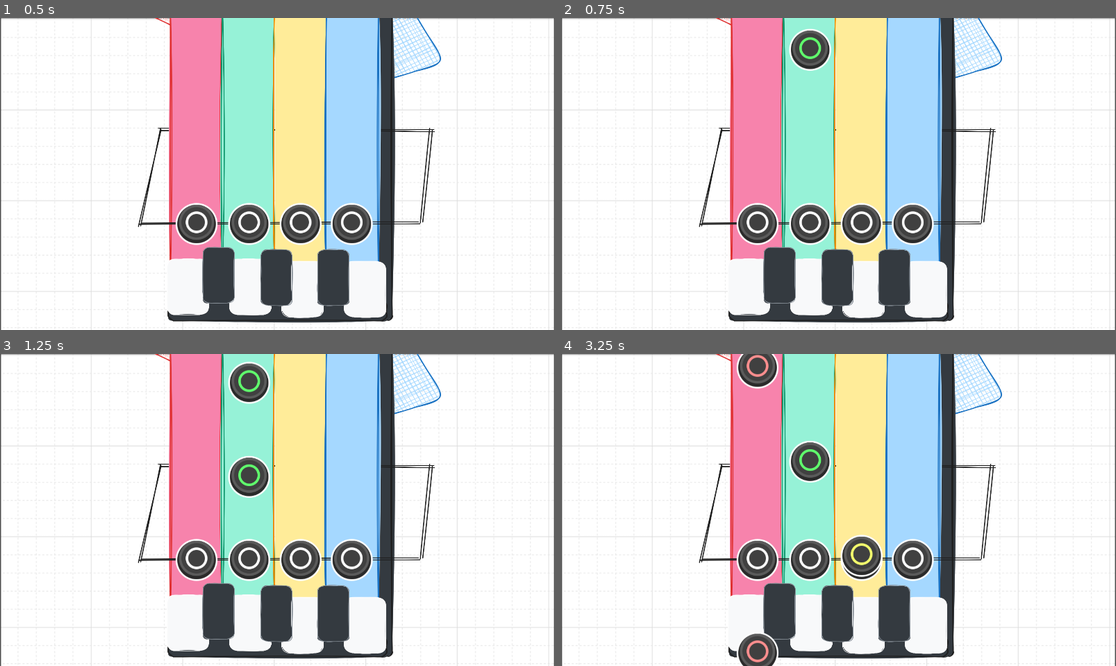
Above: before the commit, frames 1-4 (two rows, left to right).
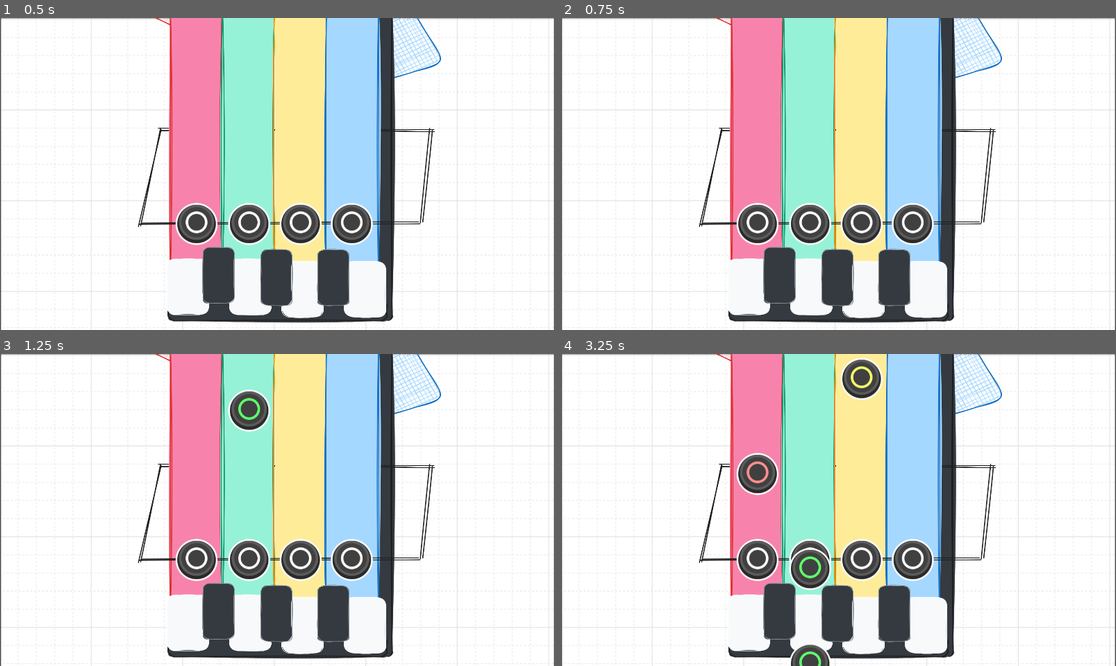
Above: after the commit, the same moments.

Repository: luiz-couto/encore
Game: Godot game, scene res://scenes/game.tscn
Two runs of this game, one before a commit and one after it. Both use one fixed random seed, a clock stepped at 60 frames per second and the inputs below.
Inputs:
- Up to frame 1 (0.5 s): no input
- Up to frame 2 (0.75 s): tap Enter at 0.5 s
- Up to frame 3 (1.25 s): no input
- Up to frame 4 (3.25 s): no input

Frame 1 is identical in both runs. In frame 2, 0.8% of the frame differs, in the area x 41-49%, y 3-17%; in frame 3, 2.2%; in frame 4, 5.2%, in the area x 31-58%, y 0-100%.

Commit message:
added stars

Diff:
--- a/encore/scenes/note.tscn
+++ b/encore/scenes/note.tscn
@@ -5,6 +5,7 @@
 [ext_resource type="Texture2D" uid="uid://cav0o801quaaq" path="res://assets/button/button_blue.svg" id="2_8ibmt"]
 [ext_resource type="Texture2D" uid="uid://6gbk63bd1kdn" path="res://assets/button/button_green.svg" id="3_ixjtm"]
 [ext_resource type="Texture2D" uid="uid://d34rw81limwm5" path="res://assets/button/button_yellow.svg" id="4_s1bem"]
+[ext_resource type="Texture2D" uid="uid://sdm6ejkikxhq" path="res://assets/particles/star-1.png" id="6_ixjtm"]
 
 [sub_resource type="SpriteFrames" id="SpriteFrames_suntu"]
 animations = [{
@@ -20,6 +21,9 @@
 }, {
 "duration": 1.0,
 "texture": ExtResource("2_8ibmt")
+}, {
+"duration": 1.0,
+"texture": null
 }],
 "loop": true,
 "name": &"default",
@@ -41,7 +45,28 @@
 shape = SubResource("RectangleShape2D_njo4t")
 
 [node name="Timer" type="Timer" parent="." unique_id=1921750899]
-wait_time = 0.05
+wait_time = 0.3
 one_shot = true
 
+[node name="CPUParticles2D" type="CPUParticles2D" parent="." unique_id=1446872508]
+emitting = false
+amount = 10
+texture = ExtResource("6_ixjtm")
+one_shot = true
+speed_scale = 2.0
+explosiveness = 1.0
+emission_shape = 1
+emission_sphere_radius = 90.99
+spread = 180.0
+gravity = Vector2(0, 0)
+initial_velocity_min = 100.0
+initial_velocity_max = 100.0
+linear_accel_min = -100.0
+linear_accel_max = -100.0
+scale_amount_min = 0.2
+scale_amount_max = 0.2
+color = Color(0.90656847, 0.82589096, 0.41761777, 1)
+hue_variation_min = 0.51
+hue_variation_max = 0.51
+
 [connection signal="timeout" from="Timer" to="." method="_on_timer_timeout"]
--- a/encore/scripts/conductor.gd
+++ b/encore/scripts/conductor.gd
@@ -1,6 +1,6 @@
 extends Node
 
-@export var bpm: float = 115:
+@export var bpm: float = 80:
 	set(value):
 		bpm = value
 		secondsPerBeat = 60.0 / bpm
--- a/encore/scripts/note.gd
+++ b/encore/scripts/note.gd
@@ -41,8 +41,10 @@
 			queue_free();
 
 func destroy(score: int) -> void:
-	#get_tree().get_root().get_node("Game/MusicPlayer").play_note(chord, $AnimatedSprite2D.frame);
+	$CPUParticles2D.emitting = true;
+	get_tree().get_root().get_node("Game/MusicPlayer").play_note(chord, $AnimatedSprite2D.frame);
 	$Timer.start();
+	$AnimatedSprite2D.frame = 4; # empty frame
 	hit = true;
 
 func _on_timer_timeout() -> void:
Binary file added: encore/assets/particles/star-1.png
Not shown, added: encore/assets/particles/star-1.png.import
Binary file added: encore/assets/particles/star.png
Not shown, added: encore/assets/particles/star.png.import
